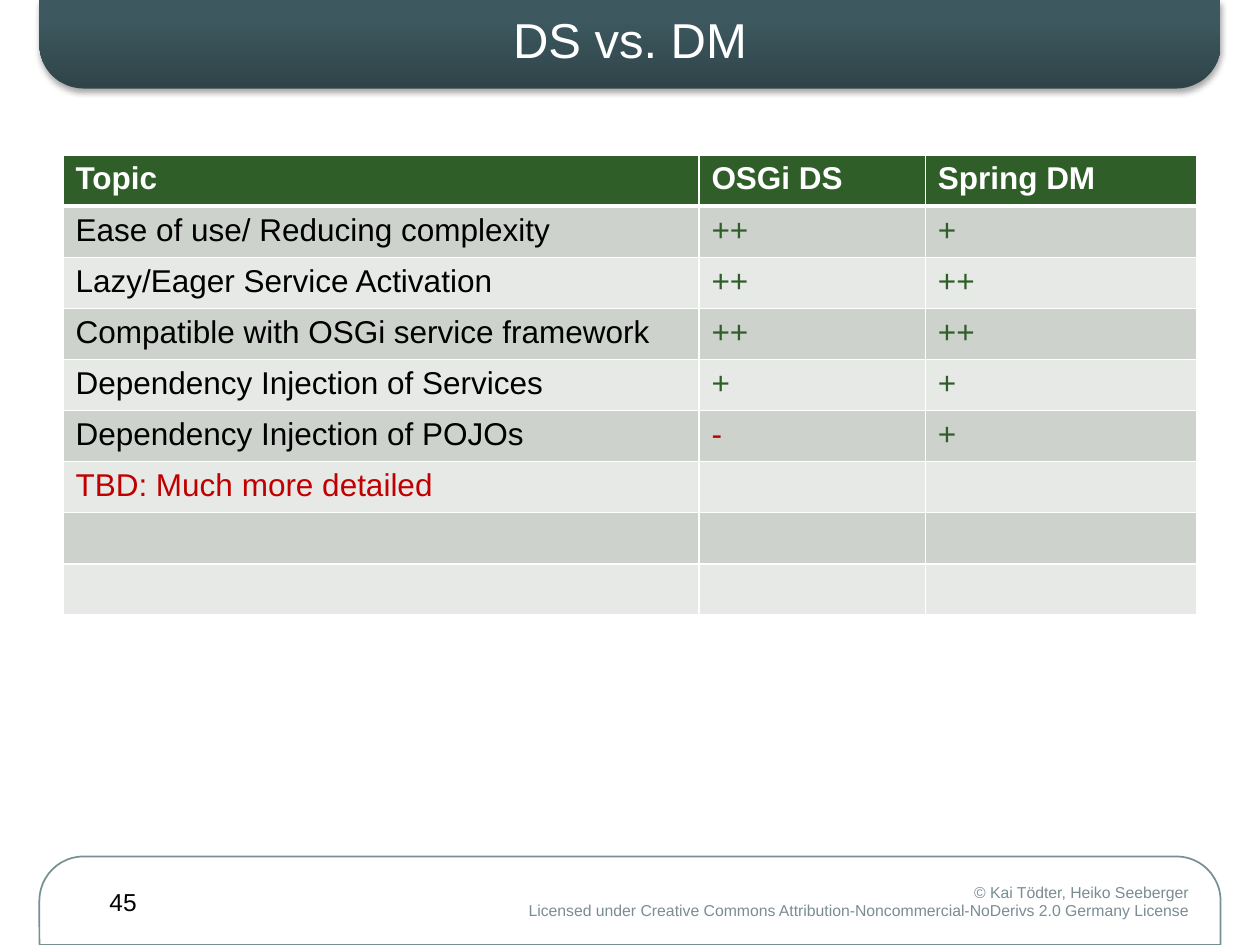
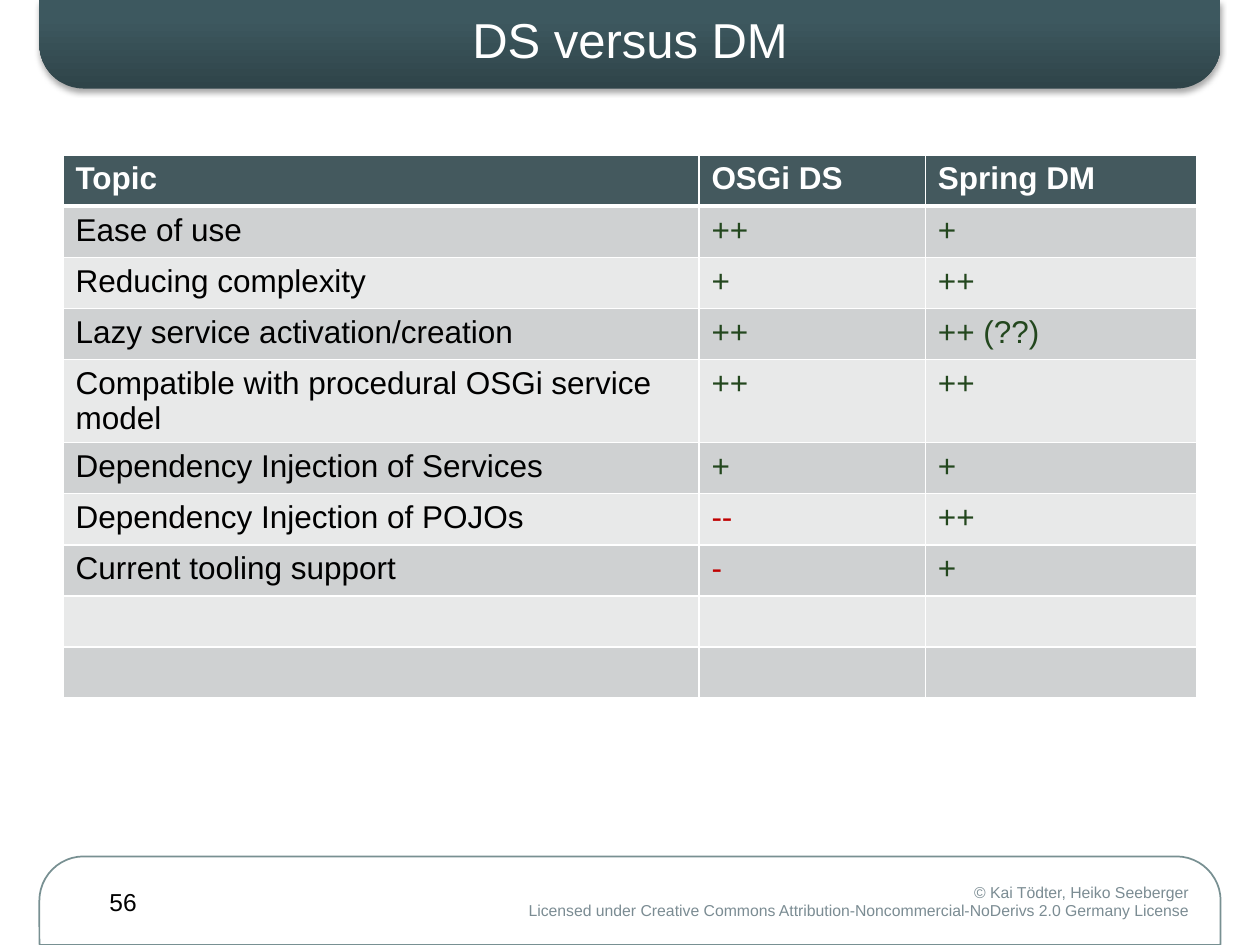
Before and after one commit to osgi-forks/osgi-person-manager, a slide deck: slide 56 of presentations/WJAX2008 DS-DM.pptx (slide 45 before the commit). Drawn at 1260x945 pixels with LibreOffice and Linux fonts; fonts in the diff are those of the drawing. Boxes give left, top, right and bottom in pixels: in the first picture for what was removed or moved away, otherwise in the second. Text is boxed around its words. In the diff, an @@ line names an element or a change of style, - is before the commit and + after.

```diff
--- a/presentations/WJAX2008 DS-DM.pptx
+++ b/presentations/WJAX2008 DS-DM.pptx
@@ title at bbox=[472, 23, 788, 59]: text changed @@
-DS vs. DM
+DS versus DM
@@ table at bbox=[63, 155, 1198, 703] @@
-row 2: Ease of use/ Reducing complexity | ++ | +
-row 3: Lazy/Eager Service Activation | ++ | ++
-row 4: Compatible with OSGi service framework | ++ | ++
+row 2: Ease of use | ++ | +
+row 3: Reducing complexity | + | ++
+row 4: Lazy service activation/creation | ++ | ++ (??)
+row 5: Compatible with procedural OSGi service model | ++ | ++
-row 7, column 2: -
+row 7, column 2: --
-row 7, column 3: +
+row 7, column 3: ++
-row 7: TBD: Much more detailed |  | 
+row 8: Current tooling support | - | +
@@ page number at bbox=[109, 894, 136, 912]: text changed @@
-45
+56
```
Also in this commit, not shown: 14 other slides changed, 13 slides added, 2 slides removed.
